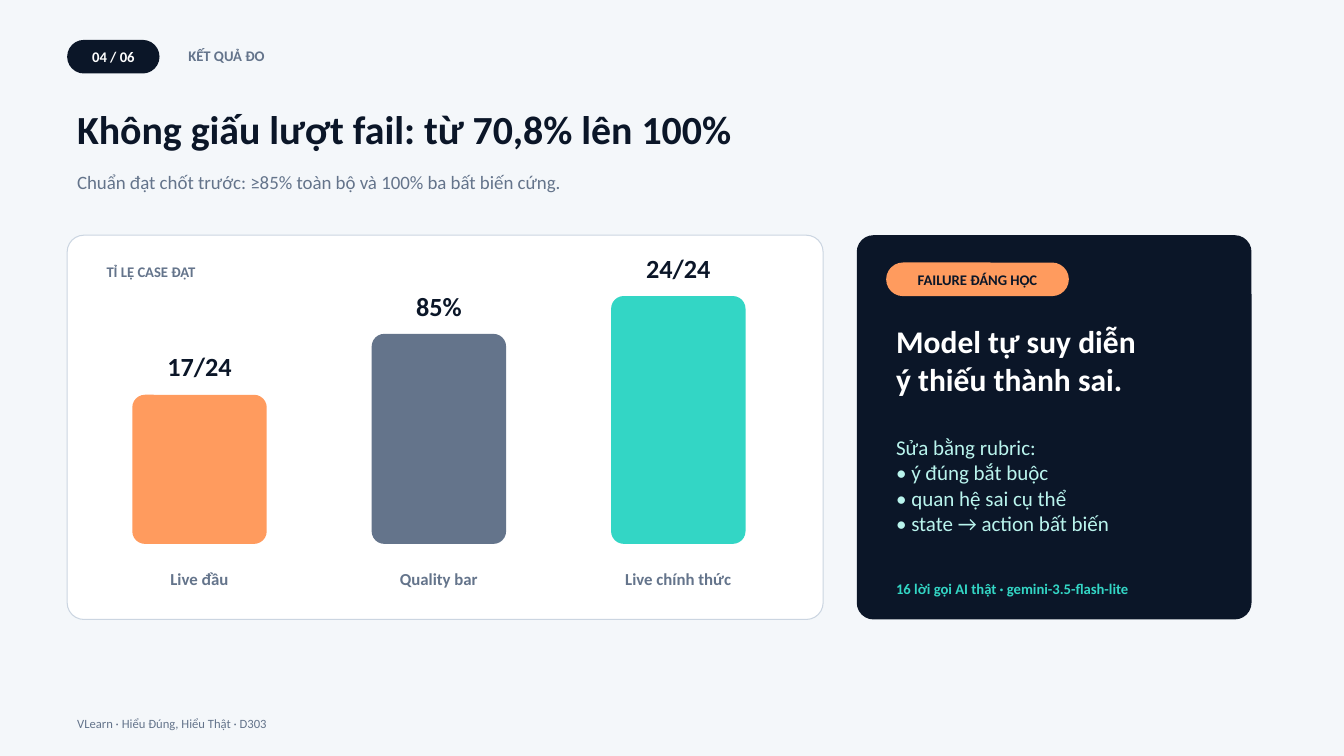
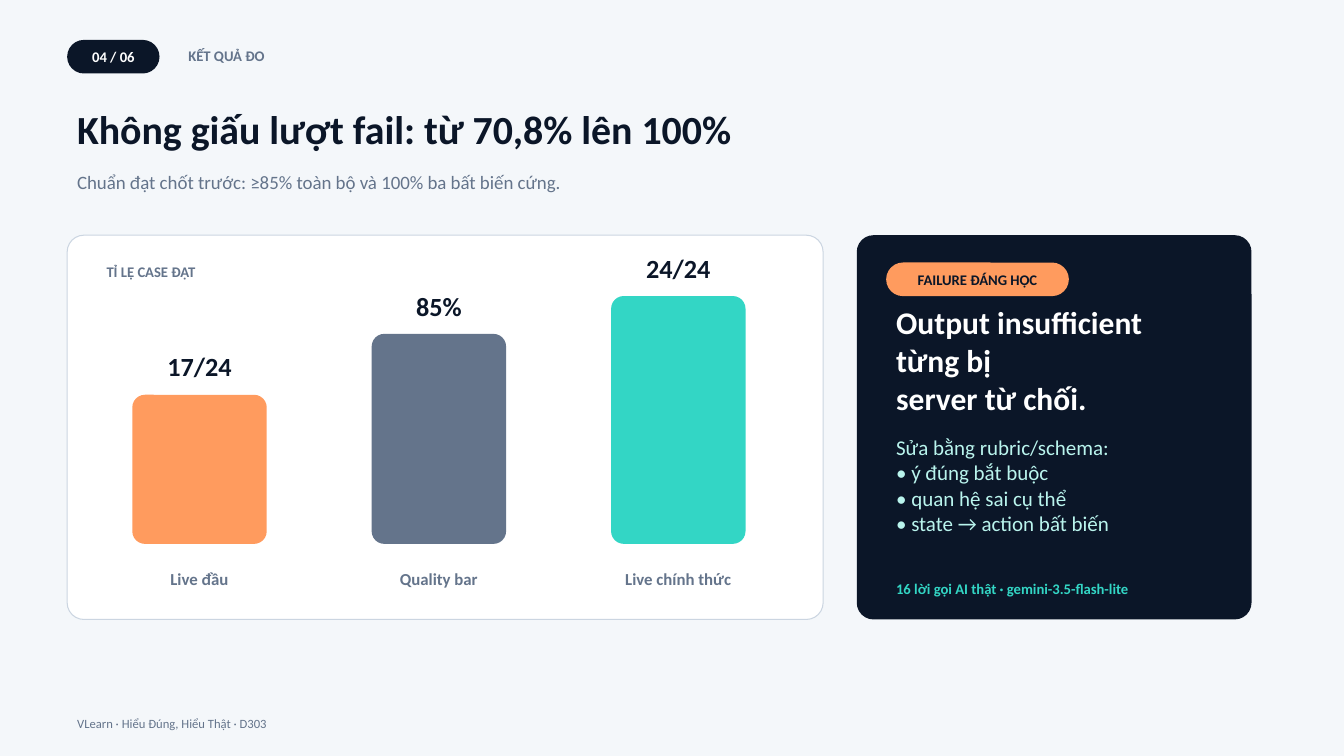
Before and after one commit to Anbt0106/AI-Product-Hackathon-D303, a slide deck: slide 4 of demo-slides.pptx. Drawn at 1344x756 pixels with LibreOffice and Linux fonts; fonts in the diff are those of the drawing. Boxes give left, top, right and bottom in pixels: in the first picture for what was removed or moved away, otherwise in the second. Text is boxed around its words. In the diff, an @@ line names an element or a change of style, - is before the commit and + after.

```diff
--- a/demo-slides.pptx
+++ b/demo-slides.pptx
@@ text at box(896, 312, 1142, 411): text changed @@
-Model tự suy diễn
-ý thiếu thành sai.
+Output insufficient từng bị
+server từ chối.
@@ text at box(896, 438, 1109, 459): text changed @@
-Sửa bằng rubric:
+Sửa bằng rubric/schema:
```
Also in this commit, not shown: 3 other slides changed.
